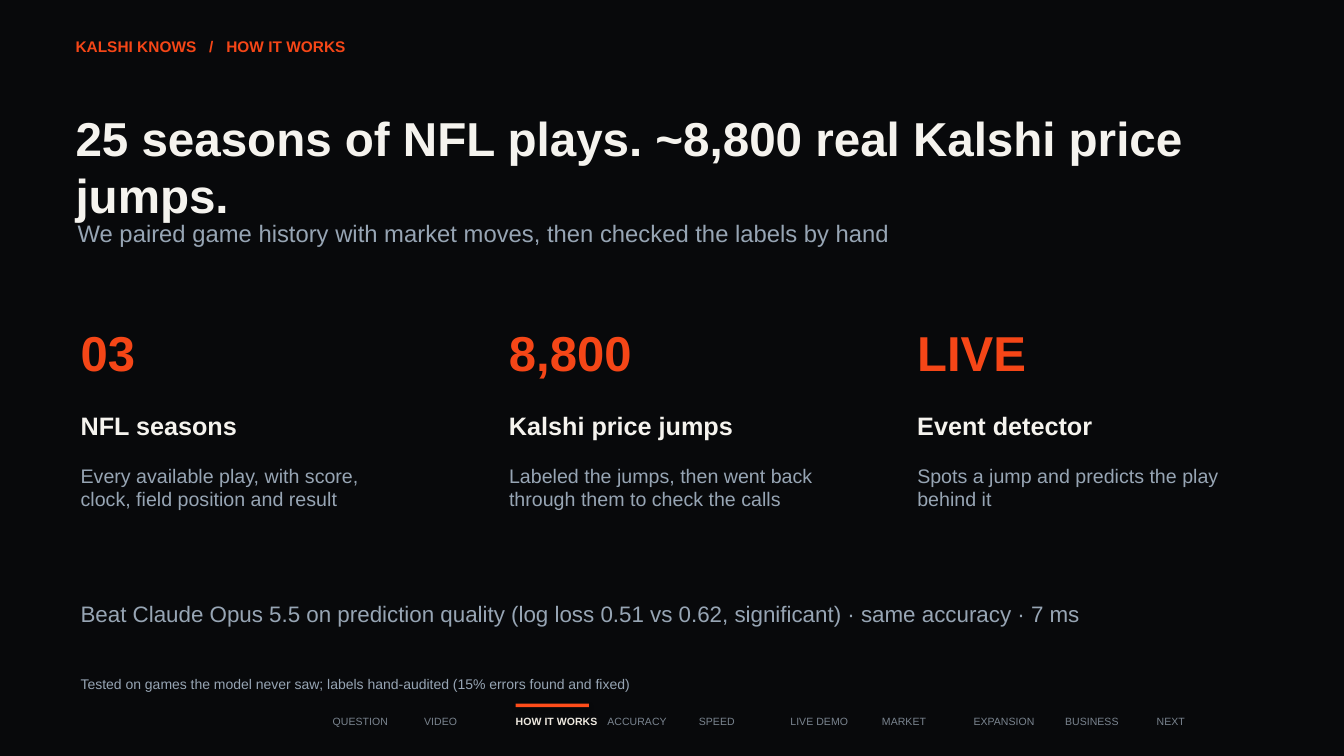
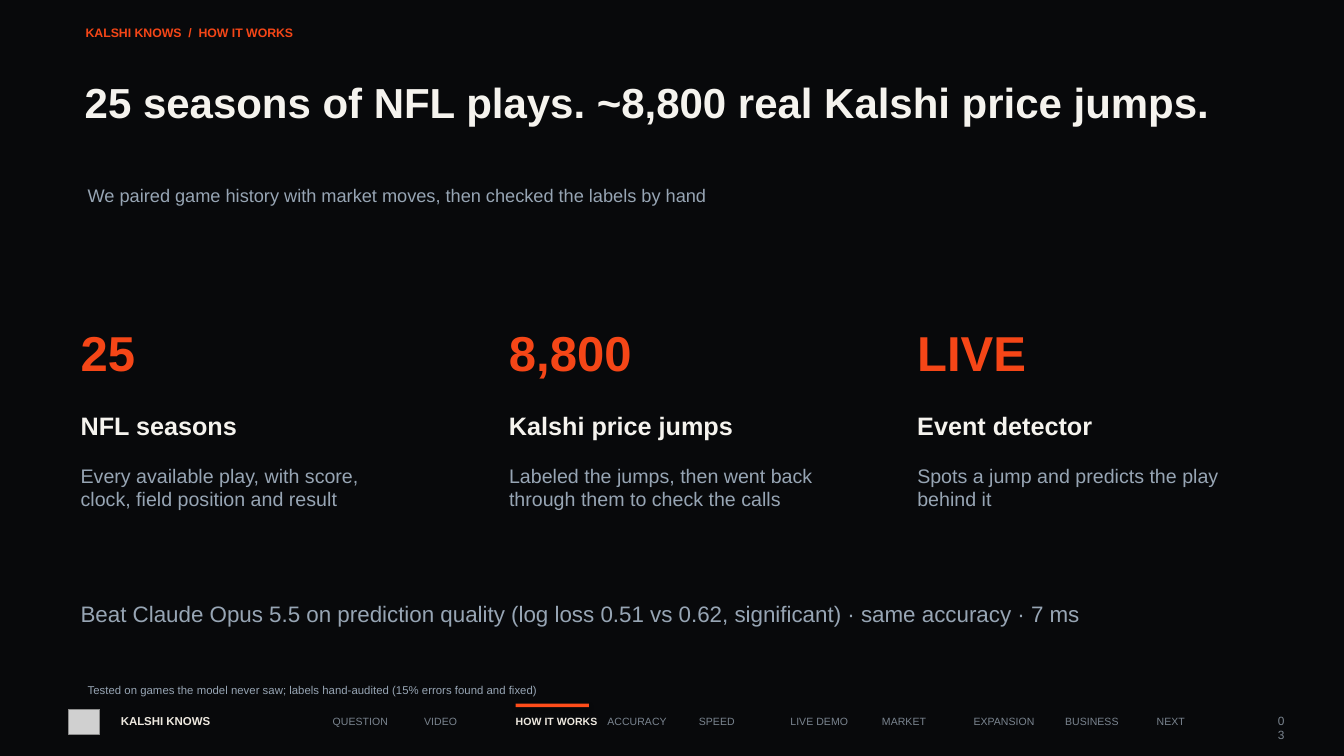
Before and after one commit to faisal-nabulsi/kalshi-knows, a slide deck: slide 3 of slides/Kalshi_Knows_FINAL.pptx. Drawn at 1344x756 pixels with LibreOffice and Linux fonts; fonts in the diff are those of the drawing; grey boxes stand for pictures. Boxes give left, top, right and bottom in pixels: in the first picture for what was removed or moved away, otherwise in the second. Text is boxed around its words. In the diff, an @@ line names an element or a change of style, - is before the commit and + after.

```diff
--- a/slides/Kalshi_Knows_FINAL.pptx
+++ b/slides/Kalshi_Knows_FINAL.pptx
@@ text "KALSHI KNOWS / HOW IT ...": place and size @@
-text "KALSHI KNOWS / HOW IT ..." at [76, 41, 345, 52]
+text "KALSHI KNOWS / HOW IT ..." at [86, 28, 293, 37]
@@ text "KALSHI KNOWS / HOW IT ..." at [86, 28, 293, 37]: size 11 to 8.8 pt @@
@@ text "25 seasons of NFL plays. ...": place and size @@
-text "25 seasons of NFL plays. ..." at [76, 121, 1183, 222]
+text "25 seasons of NFL plays. ..." at [85, 87, 1209, 127]
@@ text "25 seasons of NFL plays. ..." at [85, 87, 1209, 127]: size 34 to 30 pt @@
@@ text "We paired game history with ...": place and size @@
-text "We paired game history with ..." at [78, 224, 889, 247]
+text "We paired game history with ..." at [88, 189, 706, 206]
@@ text "We paired game history with ..." at [88, 189, 706, 206]: size 17 to 13 pt @@
@@ text at [81, 336, 135, 372]: text changed @@
-03
+25
@@ text "Tested on games the model ...": place and size @@
-text "Tested on games the model ..." at [81, 679, 630, 692]
+text "Tested on games the model ..." at [88, 686, 537, 697]
@@ text "Tested on games the model ..." at [88, 686, 537, 697]: size 10 to 8.1 pt @@
@@ picture added at [69, 710, 100, 735] @@
@@ text added at [121, 717, 210, 725], 8.2 pt, text #EDE8DF, bold @@
+KALSHI KNOWS
@@ text added at [1268, 709, 1299, 731], 8.5 pt, text #7A848F @@
+03
```
Also in this commit, not shown: 8 other slides changed.
